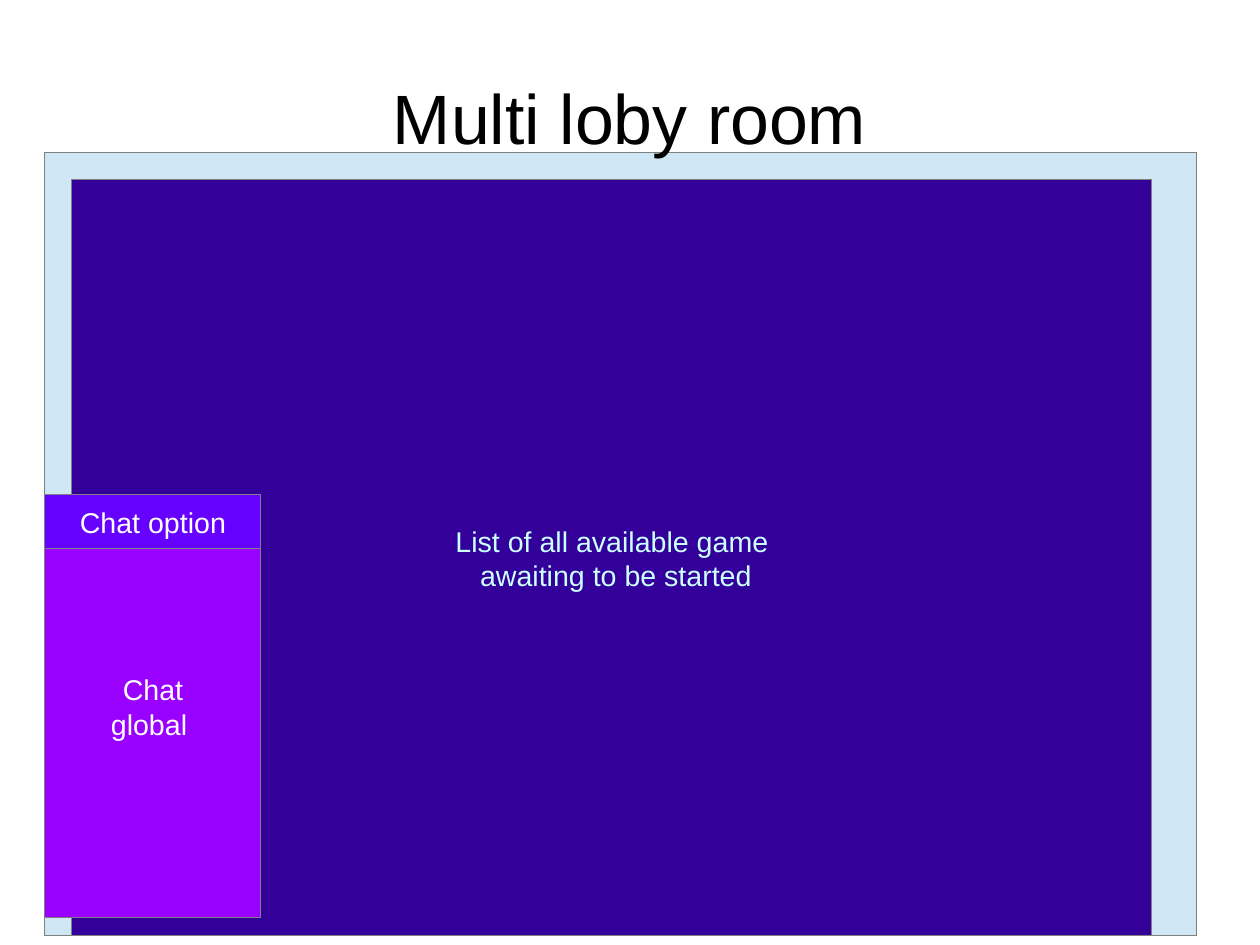
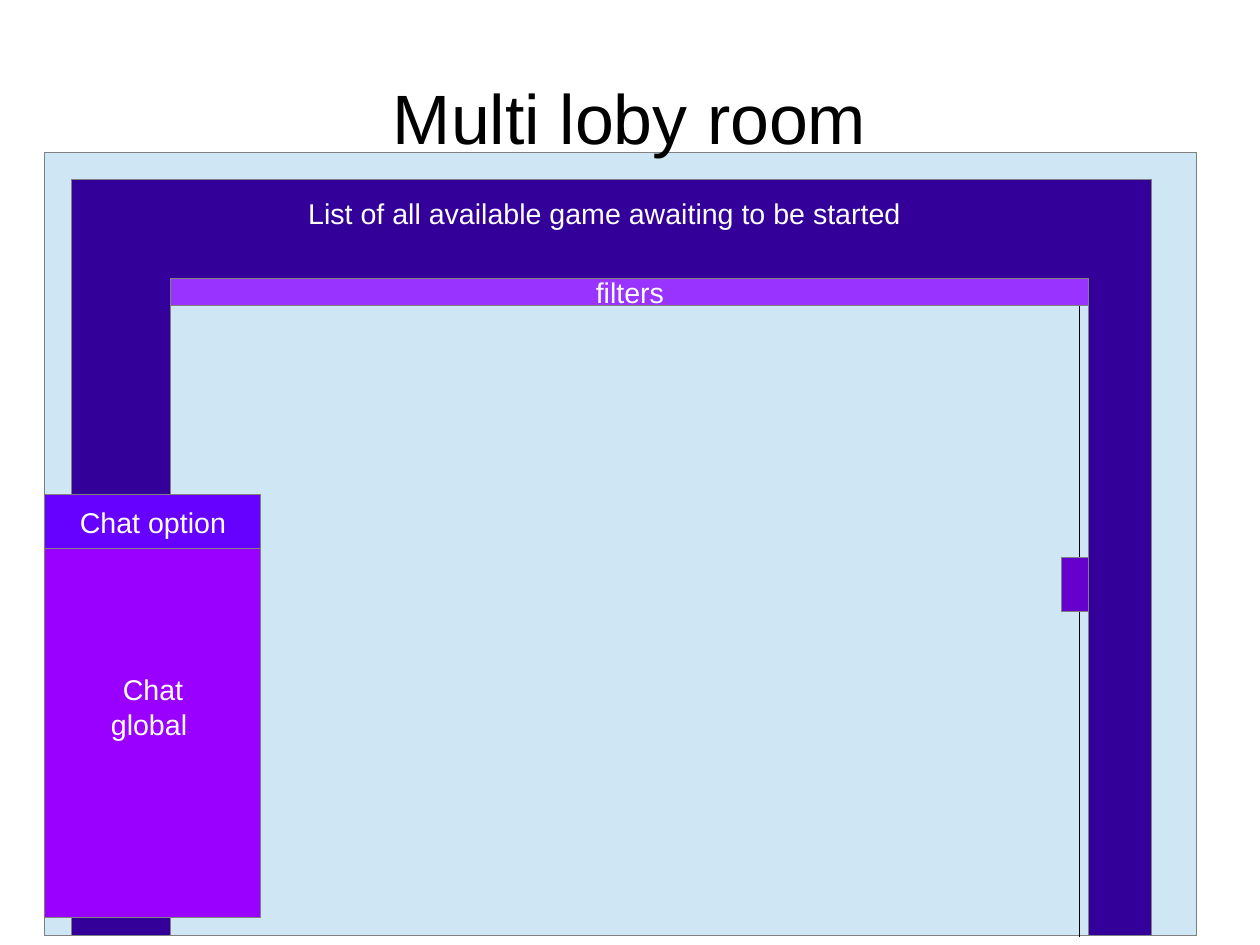
Before and after one commit to idolord/CryptDuel, a slide deck: slide 22 of documentation/interface.menu CDC.odp (slide 14 before the commit). Drawn at 1260x945 pixels with LibreOffice and Linux fonts; fonts in the diff are those of the drawing. Boxes give left, top, right and bottom in pixels: in the first picture for what was removed or moved away, otherwise in the second. Text is boxed around its words. In the diff, an @@ line names an element or a change of style, - is before the commit and + after.

```diff
--- a/documentation/interface.menu CDC.odp
+++ b/documentation/interface.menu CDC.odp
@@ rectangle added at (72,180,1153,935), fill #330099, outline #808080 0 pt @@
@@ text "List of all available game ...": place and size @@
-text "List of all available game ..." at (72,180,1153,935)
+text "List of all available game ..." at (308,203,900,230)
@@ text "List of all available game ..." at (308,203,900,230): vertical alignment middle to top; fill #330099 to none; outline #808080 0 pt to none @@
@@ text at (308,203,900,230): text changed; text colour #CCFFFF to #FFFFFF @@
-List of all available game
-awaiting to be started
+List of all available game awaiting to be started
@@ rectangle added at (172,279,1090,936), fill #CFE7F5, outline #808080 0 pt @@
@@ rectangle added at (172,279,1090,306), fill #9933FF, outline #808080 0 pt, 18 pt, text #FFFFFF @@
+filters
@@ line added from (1080, 279) to (1080, 936), #000000 0 pt @@
@@ rectangle added at (1062,558,1090,612), fill #6600CC, outline #808080 0 pt @@
```
Also in this commit, not shown: 1 other slide changed, 9 slides added.
